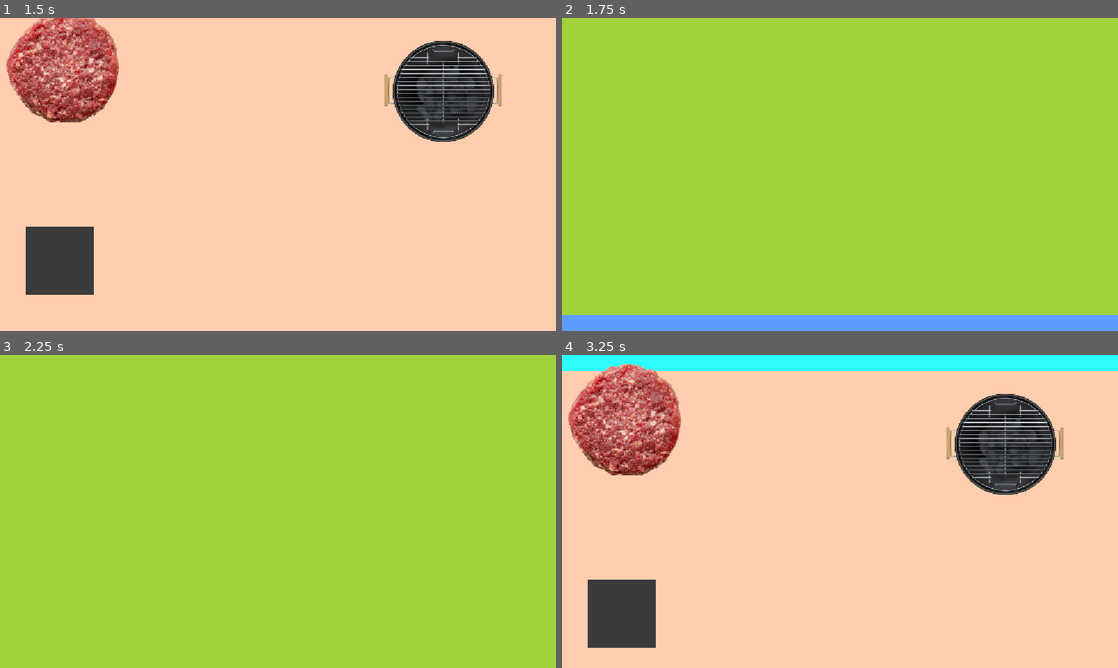
Above: before the commit, frames 1-4 (two rows, left to right).
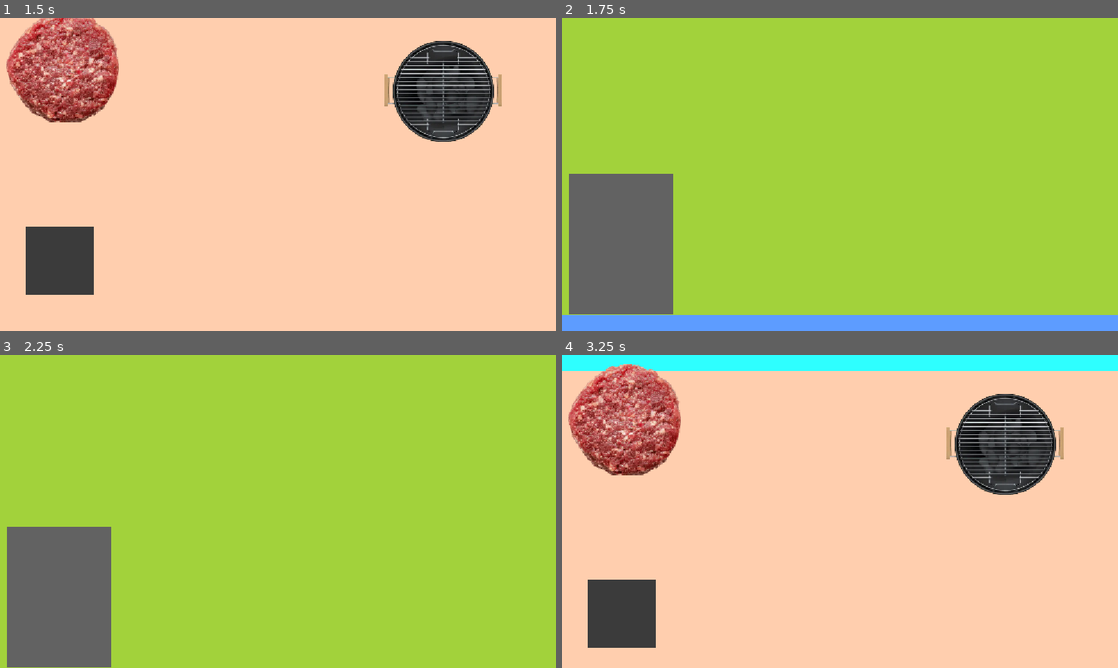
Above: after the commit, the same moments.

Repository: diceysnikey/untitled-kitchen-horror-game
Game: Godot game, scene res://scenes/game.tscn
The game is run twice, just before and just after one commit, with the same random seed, the same clock (stepped at 60 frames per second) and the same inputs.
Inputs (mouse positions are in pixels of both pictures, inside the frame that each line leads up to):
- Up to frame 1 (1.5 s): tap Enter at 0.5 s; move the mouse to (61, 68) at 0.52 s; press the mouse at (61, 68) at 0.53 s; tap S (LookDown) at 0.8, 1.35 s; tap Space at 1.25 s; move the mouse to (61, 68) at 1.27 s; release the mouse at (61, 68) at 1.28 s
- Up to frame 2 (1.75 s): tap W (LookUp) at 1.55 s
- Up to frame 3 (2.25 s): move the mouse to (333, 442) at 2.02 s; press the mouse at (333, 442) at 2.03 s; tap W (LookUp) at 2.1 s
- Up to frame 4 (3.25 s): tap Enter at 2.75 s; move the mouse to (812, 574) at 2.77 s; release the mouse at (812, 574) at 2.78 s; click (812, 574) at 2.85 s; tap S (LookDown) at 3.05 s

Frame 1 is identical in both runs. In frame 2, 8.4% of the frame differs, in the area x 1-20%, y 49-95%; in frame 3, 8.4%; in frame 4, nothing differs.

Commit message:
Foundations for the order system

Diff:
--- a/scenes/view_area.tscn
+++ b/scenes/view_area.tscn
@@ -25,3 +25,18 @@
 grow_horizontal = 2
 mouse_filter = 2
 color = Color(0.3647059, 0.6117647, 1, 1)
+
+[node name="Monitor" type="Node2D" parent="." unique_id=927873558]
+
+[node name="ColorRect" type="ColorRect" parent="Monitor" unique_id=1580707026]
+offset_left = -554.0
+offset_top = -358.87933
+offset_right = -339.0
+offset_bottom = -69.0
+color = Color(0.3854925, 0.38549247, 0.38549247, 1)
+
+[node name="RichTextLabel" type="RichTextLabel" parent="Monitor" unique_id=1282199994]
+offset_left = -548.0
+offset_top = -353.0
+offset_right = -345.0
+offset_bottom = -74.0
--- a/scripts/game.gd
+++ b/scripts/game.gd
@@ -14,9 +14,11 @@
 
 func _check_camera_input() -> void:
 	if Input.is_action_just_pressed("LookUp") and not isCameraUp:
+		Signalbus.camera_moved_up.emit()
 		isCameraUp = true
 		$Camera2D.position.y -= cameraMoveDistance
 	elif Input.is_action_just_pressed("LookDown") and isCameraUp:
+		Signalbus.camera_moved_down.emit()
 		isCameraUp = false
 		$Camera2D.position.y += cameraMoveDistance
 
@@ -27,3 +29,4 @@
 func _ready() -> void:
 	get_viewport().physics_object_picking_sort = true
 	get_viewport().physics_object_picking_first_only = true
+	Signalbus.order_system_activated.emit()
--- /dev/null
+++ b/scripts/order_system.gd
@@ -0,0 +1,13 @@
+extends Node
+
+var isActive = false
+var orders := {}
+
+func _turn_active() -> void:
+	isActive = true
+func _turn_inactive() -> void:
+	isActive = false
+
+func _ready() -> void:
+	Signalbus.order_system_activated.connect(_turn_active)
+	Signalbus.order_system_deactivated.connect(_turn_inactive)
--- a/scripts/patty.gd
+++ b/scripts/patty.gd
@@ -7,6 +7,7 @@
 var canCook = false
 var canDispose = false
 var cookStatus = 0 #0 raw, 1 grilled, 2 burnt
+var isCameraUp = false
 
 func _mouse_entered() -> void:
 	mouseInside = true
@@ -29,7 +30,7 @@
 	if Input.is_action_just_pressed("Hold") and mouseInside:
 		dragging = true
 		_set_distanceOffset()
-	if Input.is_action_pressed("Hold") and dragging:
+	if Input.is_action_pressed("Hold") and dragging and not isCameraUp:
 		global_position = _border_logic()
 	if Input.is_action_just_released("Hold"):
 		dragging = false
@@ -58,7 +59,13 @@
 	if self == patty:
 		canDispose = false
 
+func _camera_moved_up() -> void:
+	isCameraUp = true
+func _camera_moved_down() -> void:
+	isCameraUp = false
+
 func _ready() -> void:
+	isCameraUp = false
 	$AnimatedSprite2D.play("raw")
 	$Area2D.mouse_entered.connect(_mouse_entered)
 	$Area2D.mouse_exited.connect(_mouse_exited)
@@ -66,12 +73,12 @@
 	Signalbus.stop_cooking.connect(_cant_cook)
 	Signalbus.patty_entered_bin.connect(_can_dispose)
 	Signalbus.patty_exited_bin.connect(_cant_dispose)
+	Signalbus.camera_moved_up.connect(_camera_moved_up)
+	Signalbus.camera_moved_down.connect(_camera_moved_down)
 
 func _process(delta: float) -> void:
 	_input_logic()
 	_cook_logic(delta)
 	if canDispose and not dragging:
 		queue_free()
-	#print("Cooked: " + str(snapped(cookedMeter, 0.01)))
-	#print("Position: " + str(global_position))
-	#print("Viewport: " + str(get_viewport_rect().size))
+	print("Cooked: " + str(snapped(cookedMeter, 0.01)))
--- a/scripts/signalbus.gd
+++ b/scripts/signalbus.gd
@@ -5,3 +5,7 @@
 signal stop_cooking(patty)
 signal patty_entered_bin(patty)
 signal patty_exited_bin(patty)
+signal camera_moved_up()
+signal camera_moved_down()
+signal order_system_activated()
+signal order_system_deactivated()
Not shown, added: scripts/order_system.gd.uid
